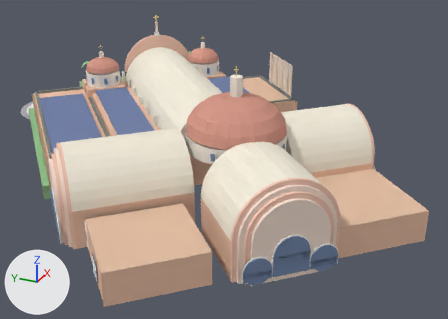
One commit to the Blender file docs/map-data/landmarks/blend/models/shrine.blend: the scene before it, then after it.
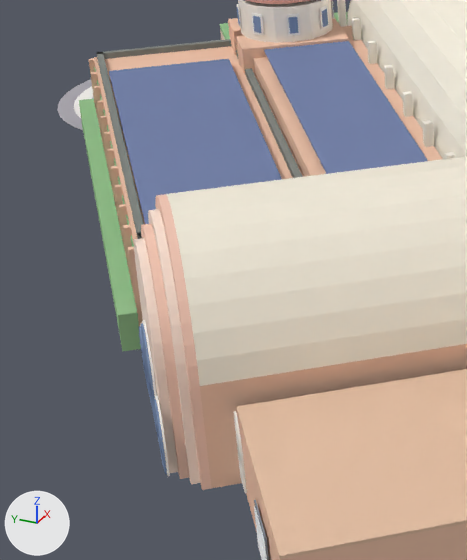
The first picture shows the older version from a 50 mm lens placed at (-117.4, -65.5, 60.3), pointed at (1.3, -12.0, 0.9). The close-ups show the older and then the newer version on the part from 0% to 38% of the width and 23% to 86% of the height of that picture. Only the edits that show in the close-ups are written down. Arrows for +X, +Y and +Z are at lower left; the lights stay in place.

The older version as bpy lines, for what is in view:
```python
ob_annex_nw = bpy.data.objects.new('annex_nw', me_annex_nw)
ob_annex_nw.parent = ob_shrine
ob_annex_nw.location = (13.0, 22.0, 3.75)
ob_annex_nw.scale = (46.0, 14.0, 7.5)
ob_gw_006 = bpy.data.objects.new('gw.006', me_gw_006)
ob_gw_006.parent = ob_shrine
ob_gw_006.location = (-24.2, 29.5, 2.86)
ob_gw_006.scale = (6.28, 0.14, 3.9)
ob_gwt_006 = bpy.data.objects.new('gwt.006', me_gwt_006)
ob_gwt_006.parent = ob_shrine
ob_gwt_006.location = (-24.2, 29.5, 4.81)
ob_gwt_006.rotation_euler = (1.571, 0.0, 0.0)  # degrees (90, 0, 0)
ob_gwt_009 = bpy.data.objects.new('gwt.009', me_gwt_009)
ob_gwt_009.parent = ob_shrine
ob_gwt_009.location = (-18.74, 29.64, 2.65)
ob_gwt_009.rotation_euler = (1.571, 0.0, 0.0)  # degrees (90, 0, 0)
ob_gwt_010 = bpy.data.objects.new('gwt.010', me_gwt_010)
ob_gwt_010.parent = ob_shrine
ob_gwt_010.location = (-29.66, 29.5, 2.71)
ob_gwt_010.rotation_euler = (1.571, 0.0, 0.0)  # degrees (90, 0, 0)
ob_gwt_011 = bpy.data.objects.new('gwt.011', me_gwt_011)
ob_gwt_011.parent = ob_shrine
ob_gwt_011.location = (-29.66, 29.64, 2.65)
ob_gwt_011.rotation_euler = (1.571, 0.0, 0.0)  # degrees (90, 0, 0)
ob_mesh = bpy.data.objects.new('mesh', me_mesh)
ob_mesh.parent = ob_shrine
ob_mesh.location = (13.0, 29.05, 4.6)
ob_mesh.scale = (46.0, 0.08, 4.0)
ob_mesh_001 = bpy.data.objects.new('mesh.001', me_mesh_001)
ob_mesh_001.parent = ob_shrine
ob_mesh_001.location = (18.5, -34.05, 4.6)
ob_mesh_001.scale = (23.0, 0.08, 4.0)
ob_nwarm_walls = bpy.data.objects.new('nwarm_walls', me_nwarm_walls)
ob_nwarm_walls.parent = ob_shrine
ob_nwarm_walls.location = (-24.2, 16.0, 3.75)
ob_nwarm_walls.scale = (17.6, 22.0, 7.5)
# also in view: 'solar.002' at (-8.2, 23.2, 8.2); 'tdrum' at (15.0, 29.3, 11.7); 'step.006' at (-37.2, 4.1, 11.0); 'step_leg.007' at (-37.6, 4.5, 3.8); 'aisle_nw' at (1.7, 14.9, 4.5)
```
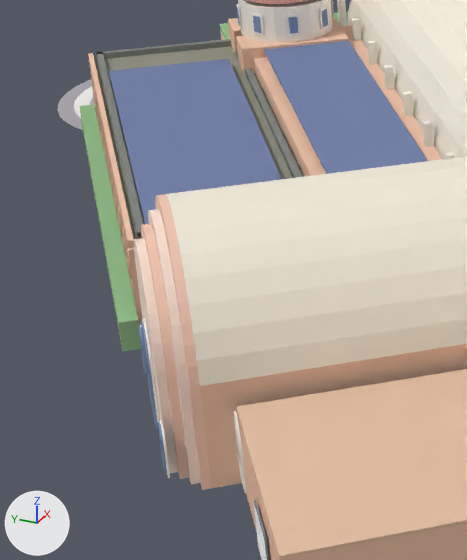
Where the change shows, as pixel boxes [x1, y1, x2, y2] in the close-ups (467 x 560 px):
'hedge', moved, rescaled: before [79, 99, 141, 351]; after [80, 104, 141, 351]
'annex_nw', recoloured: [94, 46, 304, 239] in both
'rail.002', added: after [88, 53, 134, 248]
'gwt.007', moved: before [141, 323, 154, 411]; after [141, 322, 151, 385]
'gw.007', moved, rescaled: before [144, 355, 158, 437]; after [143, 346, 158, 429]
'gwt.011', mesh rescaled, moved: before [153, 399, 164, 469]; after [158, 422, 163, 445]
'mesh', recoloured, moved, rescaled: before [94, 67, 134, 247]; after [95, 104, 134, 293]
'gwt.006', moved, rescaled (20% narrower, 23% shorter): before [142, 320, 156, 396]; after [142, 318, 153, 376]
'gwt.010', mesh rescaled, moved (46% narrower, 53% shorter): before [155, 396, 167, 452]; after [160, 420, 166, 446]
'gw.006', moved, rescaled: before [154, 388, 157, 396]; after [151, 369, 160, 422]
'gwt.009', mesh rescaled, moved: before [139, 326, 148, 389]; after [138, 326, 143, 351]
'gw.011', moved, rescaled: before [155, 419, 167, 474]; after [159, 437, 168, 476]
'gw.010', moved, rescaled: before [164, 452, 170, 476]; after [164, 446, 170, 478]
'mesh.001', recoloured, moved, rescaled (not visible before): after [91, 78, 130, 262]
'gw.009', moved, rescaled: before [141, 349, 149, 392]; after [139, 337, 147, 375]

The change, as a diff of the scene's bpy script:
```diff
--- a/docs/map-data/landmarks/blend/models/shrine.blend.py
+++ b/docs/map-data/landmarks/blend/models/shrine.blend.py
@@ me_gwt_006 @@
 # used by ob_gwt_006; parent = ob_shrine; location = (-24.2, 29.5, 4.81); rotation_euler = (1.571, 0.0, 0.0), in degrees (90, 0, 0)
-me_gwt_006.from_pydata(...)  # 40 vertices, 22 faces; spans x -3.14..3.14, y -3.14..3.14, z -0.07..0.07
+me_gwt_006.from_pydata(...)  # 40 vertices, 22 faces; spans x -2.35..2.35, y -2.35..2.35, z -0.07..0.07
+# me_gwt_006 part 1: the whole mesh is scaled about its middle by (0.748, 0.748, 1)
 me_gwt_006.materials.append(mat_plain_cream)
@@ me_gwt_009 @@
 # used by ob_gwt_009; parent = ob_shrine; location = (-18.74, 29.64, 2.65); rotation_euler = (1.571, 0.0, 0.0), in degrees (90, 0, 0)
-me_gwt_009.from_pydata(...)  # 40 vertices, 22 faces; spans x -2.29..2.29, y -2.29..2.29, z -0.07..0.07
+me_gwt_009.from_pydata(...)  # 40 vertices, 22 faces; spans x -0.97..0.97, y -0.97..0.97, z -0.07..0.07
+# me_gwt_009 part 2: the whole mesh is scaled about its middle by (0.423, 0.423, 1)
 me_gwt_009.materials.append(mat_plain_glass)
@@ me_gwt_010 @@
 # used by ob_gwt_010; parent = ob_shrine; location = (-29.66, 29.5, 2.71); rotation_euler = (1.571, 0.0, 0.0), in degrees (90, 0, 0)
-me_gwt_010.from_pydata(...)  # 40 vertices, 22 faces; spans x -2.44..2.44, y -2.44..2.44, z -0.07..0.07
+me_gwt_010.from_pydata(...)  # 40 vertices, 22 faces; spans x -1.12..1.12, y -1.12..1.12, z -0.07..0.07
+# me_gwt_010 part 3: the whole mesh is scaled about its middle by (0.459, 0.459, 1)
 me_gwt_010.materials.append(mat_plain_cream)
@@ me_gwt_011 @@
 # used by ob_gwt_011; parent = ob_shrine; location = (-29.66, 29.64, 2.65); rotation_euler = (1.571, 0.0, 0.0), in degrees (90, 0, 0)
-me_gwt_011.from_pydata(...)  # 40 vertices, 22 faces; spans x -2.29..2.29, y -2.29..2.29, z -0.07..0.07
+me_gwt_011.from_pydata(...)  # 40 vertices, 22 faces; spans x -0.97..0.97, y -0.97..0.97, z -0.07..0.07
+# me_gwt_011 part 4: the whole mesh is scaled about its middle by (0.423, 0.423, 1)
 me_gwt_011.materials.append(mat_plain_glass)
@@ me_annex_nw @@
 me_annex_nw.from_pydata(...)  # 8 vertices, 6 faces; spans x -0.5..0.5, y -0.5..0.5, z -0.5..0.5
-me_annex_nw.materials.append(mat_plain_wall)  # beige #eec3aa
+me_annex_nw.materials.append(mat_plain_trellis)  # grey #939385
@@ me_mesh @@
 me_mesh.from_pydata(...)  # 8 vertices, 6 faces; spans x -0.5..0.5, y -0.5..0.5, z -0.5..0.5
-me_mesh.materials.append(mat_plain_green)  # greyish green #97c290
+me_mesh.materials.append(mat_plain_wall)  # beige #eec3aa
@@ me_mesh_001 @@
 me_mesh_001.from_pydata(...)  # 8 vertices, 6 faces; spans x -0.5..0.5, y -0.5..0.5, z -0.5..0.5
-me_mesh_001.materials.append(mat_plain_green)  # greyish green #97c290
+me_mesh_001.materials.append(mat_plain_wall)  # beige #eec3aa
@@ ob_gw_006 @@
 ob_gw_006.parent = ob_shrine
-ob_gw_006.location = (-24.2, 29.5, 2.86)
-ob_gw_006.scale = (6.28, 0.14, 3.9)
+ob_gw_006.location = (-24.2, 29.5, 3.466)
+ob_gw_006.scale = (4.7, 0.14, 4.71)
@@ ob_gwt_006 @@
 ob_gwt_006.parent = ob_shrine
-ob_gwt_006.location = (-24.2, 29.5, 4.81)
+ob_gwt_006.location = (-24.2, 29.5, 5.822)
 ob_gwt_006.rotation_euler = (1.571, 0.0, 0.0)  # degrees (90, 0, 0)
@@ ob_gw_007 @@
 ob_gw_007.parent = ob_shrine
-ob_gw_007.location = (-24.2, 29.64, 2.875)
-ob_gw_007.scale = (5.98, 0.14, 3.75)
+ob_gw_007.location = (-24.2, 29.64, 3.481)
+ob_gw_007.scale = (4.4, 0.14, 4.56)
@@ ob_gwt_007 @@
 ob_gwt_007.parent = ob_shrine
-ob_gwt_007.location = (-24.2, 29.64, 4.75)
+ob_gwt_007.location = (-24.2, 29.64, 5.762)
 ob_gwt_007.rotation_euler = (1.571, 0.0, 0.0)  # degrees (90, 0, 0)
@@ ob_gw_009 @@
 ob_gw_009.parent = ob_shrine
-ob_gw_009.location = (-18.74, 29.64, 1.825)
-ob_gw_009.scale = (4.58, 0.14, 1.65)
+ob_gw_009.location = (-17.16, 29.64, 2.169)
+ob_gw_009.scale = (1.94, 0.14, 2.34)
@@ ob_gwt_009 @@
 ob_gwt_009.parent = ob_shrine
-ob_gwt_009.location = (-18.74, 29.64, 2.65)
+ob_gwt_009.location = (-17.16, 29.64, 3.338)
 ob_gwt_009.rotation_euler = (1.571, 0.0, 0.0)  # degrees (90, 0, 0)
@@ ob_gw_010 @@
 ob_gw_010.parent = ob_shrine
-ob_gw_010.location = (-29.66, 29.5, 1.81)
-ob_gw_010.scale = (4.88, 0.14, 1.8)
+ob_gw_010.location = (-31.24, 29.5, 2.109)
+ob_gw_010.scale = (2.24, 0.14, 2.4)
@@ ob_gwt_010 @@
 ob_gwt_010.parent = ob_shrine
-ob_gwt_010.location = (-29.66, 29.5, 2.71)
+ob_gwt_010.location = (-31.24, 29.5, 3.308)
 ob_gwt_010.rotation_euler = (1.571, 0.0, 0.0)  # degrees (90, 0, 0)
@@ ob_gw_011 @@
 ob_gw_011.parent = ob_shrine
-ob_gw_011.location = (-29.66, 29.64, 1.825)
-ob_gw_011.scale = (4.58, 0.14, 1.65)
+ob_gw_011.location = (-31.24, 29.64, 2.169)
+ob_gw_011.scale = (1.94, 0.14, 2.34)
@@ ob_gwt_011 @@
 ob_gwt_011.parent = ob_shrine
-ob_gwt_011.location = (-29.66, 29.64, 2.65)
+ob_gwt_011.location = (-31.24, 29.64, 3.338)
 ob_gwt_011.rotation_euler = (1.571, 0.0, 0.0)  # degrees (90, 0, 0)
@@ ob_mesh @@
 ob_mesh.parent = ob_shrine
-ob_mesh.location = (13.0, 29.05, 4.6)
-ob_mesh.scale = (46.0, 0.08, 4.0)
+ob_mesh.location = (13.0, 29.25, 2.875)
+ob_mesh.scale = (46.0, 0.44, 0.35)
@@ ob_mesh_001 @@
 ob_mesh_001.parent = ob_shrine
-ob_mesh_001.location = (18.5, -34.05, 4.6)
-ob_mesh_001.scale = (23.0, 0.08, 4.0)
+ob_mesh_001.location = (13.0, 29.25, 5.375)
+ob_mesh_001.scale = (46.0, 0.44, 0.35)
@@ ob_hedge @@
 ob_hedge.parent = ob_shrine
-ob_hedge.location = (12.5, 30.2, 1.5)
-ob_hedge.scale = (49.0, 1.4, 3.0)
+ob_hedge.location = (12.5, 30.2, 1.2)
+ob_hedge.scale = (49.0, 1.4, 2.4)
@@ ob_rail_002 @@
+ob_rail_002 = bpy.data.objects.new('rail.002', me_rail_002)  # a box spanning x -0.5..0.5, y -0.5..0.5, z -0.5..0.5; in mat_plain_wall (beige #eec3aa)
+ob_rail_002.parent = ob_shrine
+ob_rail_002.location = (13.0, 29.25, 7.55)
+ob_rail_002.scale = (46.0, 0.44, 0.7)
```
